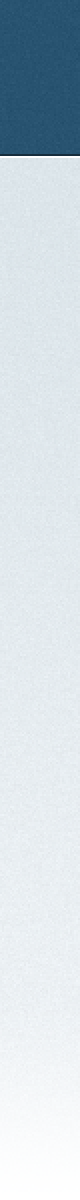
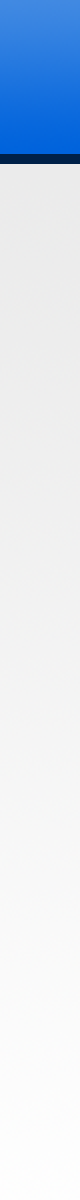
The second 80 x 1200 image is a revision of the first. Changes to its layers:
added layer "Layer 10" above "Layer 9" over 0, 164, 80, 1158
added layer "Layer 9" above "Layer 8" over 0, 154, 80, 164
added layer "Layer 8" above "Group 1" over 0, 0, 80, 154
added group "Group 1" with 7 layers over 0, 0, 80, 1158
moved "Layer 7" into group "Group 1" over 0, 1004, 80, 1158
moved "Layer 6" into group "Group 1" over 0, 158, 80, 1158
moved "blue divider" into group "Group 1" over 0, 156, 80, 158
moved "Layer 2" into group "Group 1" over 0, 154, 80, 158
moved "Layer 1" into group "Group 1" over 0, 0, 80, 158
moved "Layer 0" into group "Group 1" over 0, 0, 80, 1158
